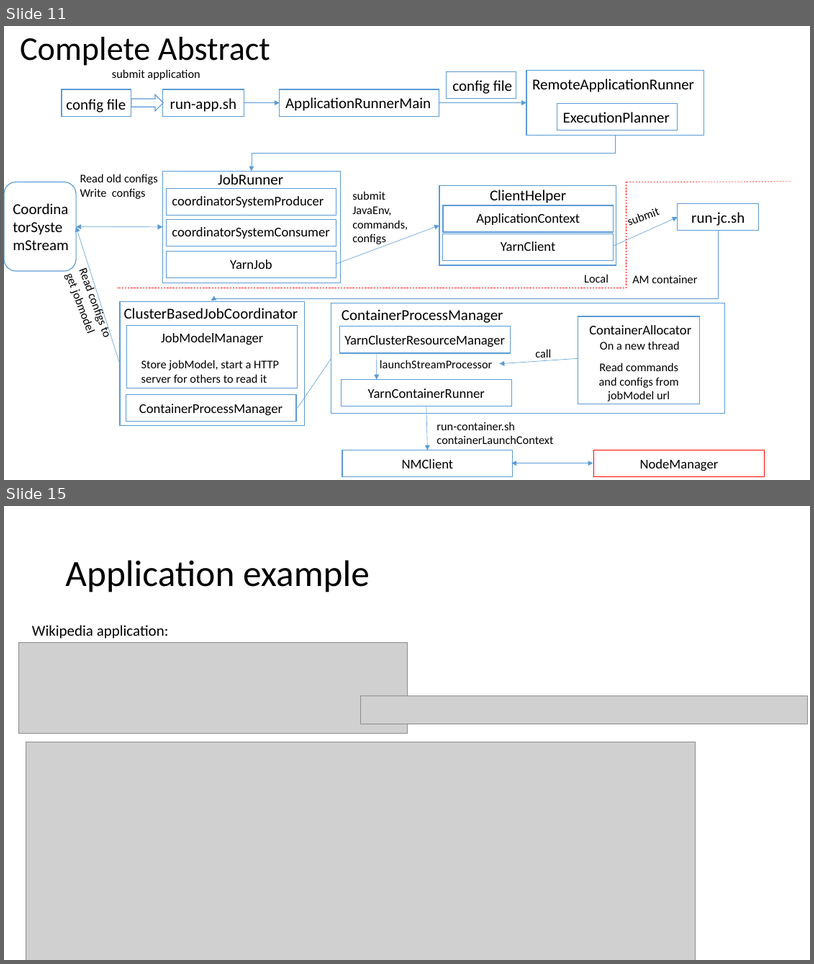
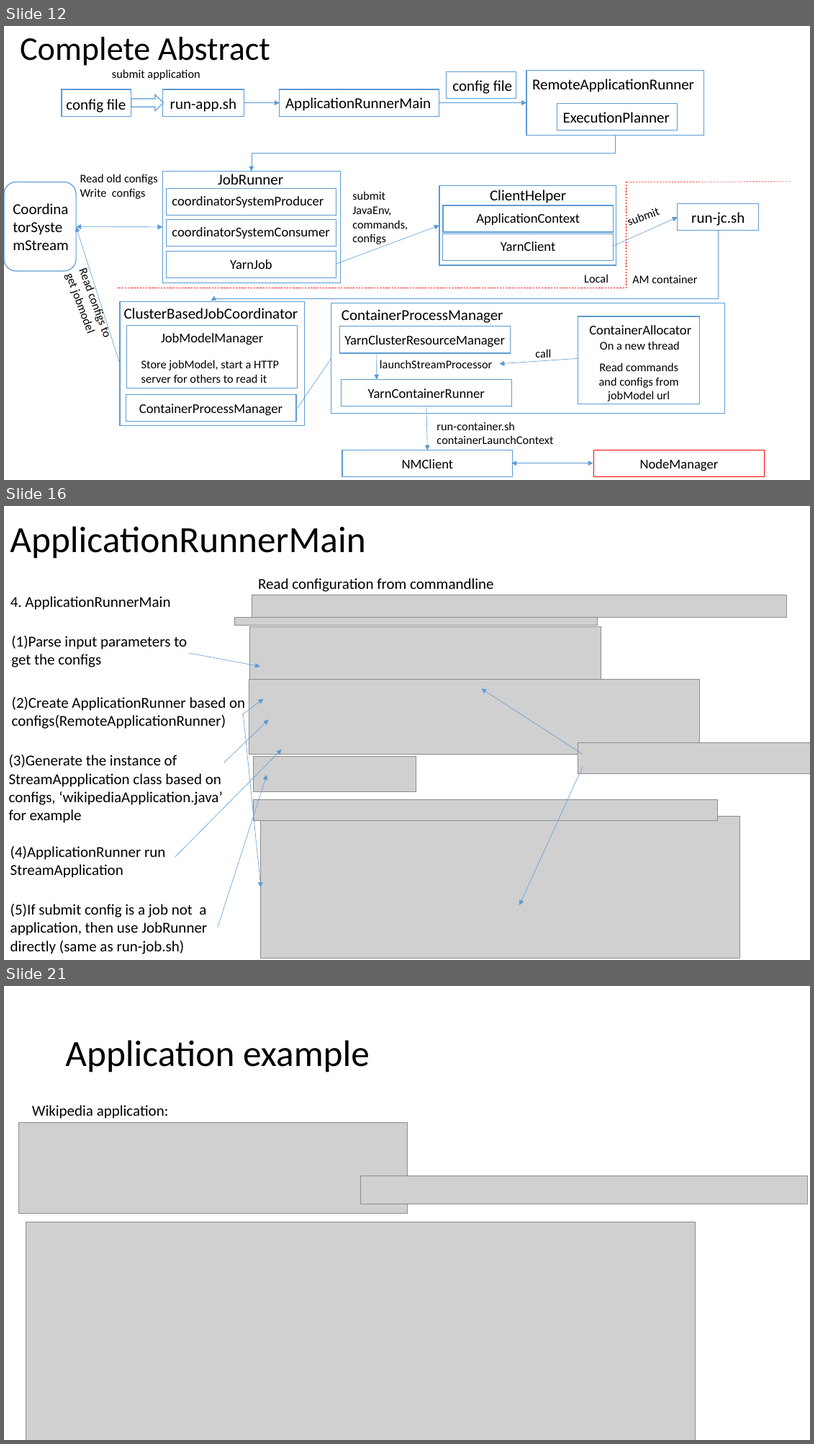
Before and after one commit to Swrrt/Samza-Documents, a slide deck: Documentation/SamzaStructure.pptx. Shown one above the other, each under a label of ours: slides 11 and 15 before the commit, slides 12, 16 and 21 after it; the slides between them are not shown. The pictures are 814x964 and 814x1444 pixels, drawn with LibreOffice and Linux fonts; fonts in the diff are those of the drawing; grey boxes stand for pictures. Boxes give left, top, right and bottom in pixels: in the first picture for what was removed or moved away, otherwise in the second. Text is boxed around its words. In the diff, an @@ line names an element or a change of style, - is before the commit and + after.

```diff
--- a/Documentation/SamzaStructure.pptx
+++ b/Documentation/SamzaStructure.pptx
@@ slide 16 added at bbox=[4, 506, 810, 960], background #FFFFFF @@
@@ title added at bbox=[10, 526, 365, 559], 44 pt, text #000000 @@
+ApplicationRunnerMain
@@ text added at bbox=[258, 578, 494, 592], 18 pt, text #000000 @@
+Read configuration from commandline
@@ text added at bbox=[10, 596, 170, 610], 18 pt, text #000000 @@
+4. ApplicationRunnerMain
@@ picture added at bbox=[252, 595, 787, 618] @@
@@ picture added at bbox=[235, 618, 598, 626] @@
@@ picture added at bbox=[250, 627, 601, 679] @@
@@ text added at bbox=[11, 636, 187, 667], 18 pt, text #000000 @@
+(1)Parse input parameters to get the configs
@@ arrow added from (189, 653) to (260, 667), #5B9BD5 0.5 pt @@
@@ text added at bbox=[12, 697, 245, 728], 18 pt, text #000000 @@
+(2)Create ApplicationRunner based on configs(RemoteApplicationRunner)
@@ arrow added from (242, 715) to (263, 699), #5B9BD5 0.5 pt @@
@@ picture added at bbox=[249, 679, 700, 754] @@
@@ arrow added from (583, 754) to (482, 689), #5B9BD5 0.5 pt @@
@@ arrow added from (224, 762) to (269, 720), #5B9BD5 0.5 pt @@
@@ arrow added from (244, 715) to (261, 887), #5B9BD5 0.5 pt @@
@@ picture added at bbox=[578, 743, 810, 774] @@
@@ text added at bbox=[9, 754, 222, 823], 18 pt, text #000000 @@
+(3)Generate the instance of StreamAppplication class based on configs, ‘wikipediaApplication.java’ for example
@@ arrow added from (175, 857) to (282, 749), #5B9BD5 0.5 pt @@
@@ picture added at bbox=[254, 756, 417, 791] @@
@@ arrow added from (218, 927) to (267, 775), #5B9BD5 0.5 pt @@
@@ arrow added from (583, 767) to (520, 905), #5B9BD5 0.5 pt @@
@@ picture added at bbox=[254, 800, 718, 820] @@
@@ picture added at bbox=[261, 816, 741, 958] @@
@@ text added at bbox=[10, 846, 165, 878], 18 pt, text #000000 @@
+(4)ApplicationRunner run StreamApplication
@@ text added at bbox=[10, 903, 207, 954], 18 pt, text #000000 @@
+(5)If submit config is a job not a application, then use JobRunner directly (same as run-job.sh)
@@ what was slide 11 is now slide 12 @@
@@ what was slide 15 is now slide 21 @@
```
Also in this commit, not shown: 4 slides changed, 8 other slides added.
